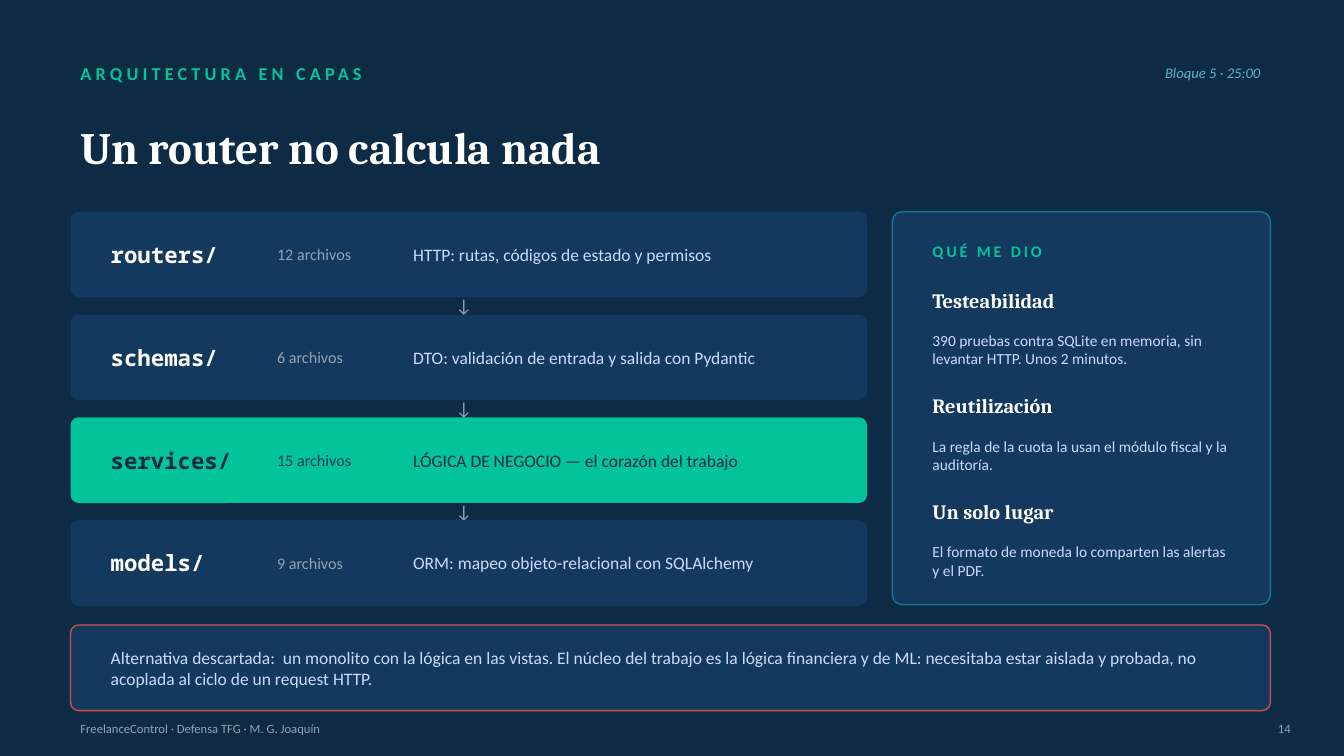
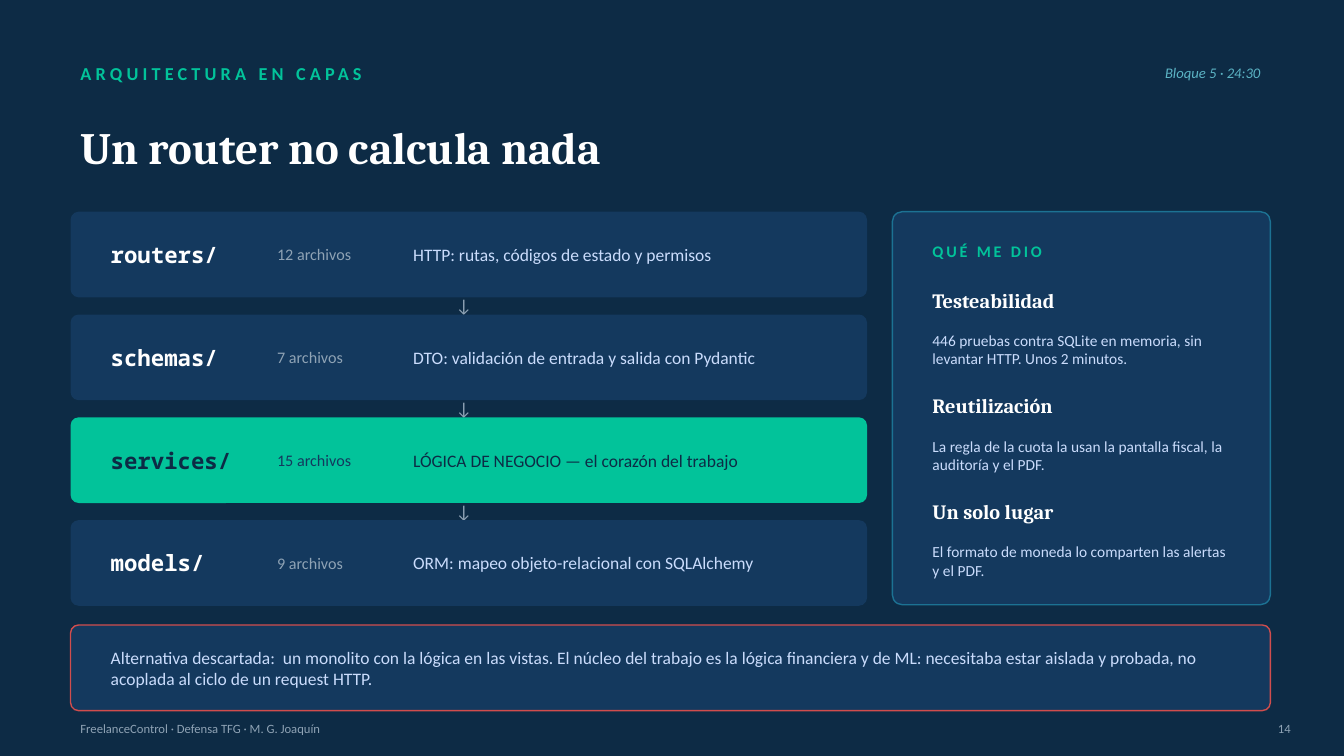
Before and after one commit to marcosjoaquin19/tfg-gestion-financiera-freelancers, a slide deck: slide 14 of defensa_final/slides/FreelanceControl_Defensa_Final.pptx. Drawn at 1344x756 pixels with LibreOffice and Linux fonts; fonts in the diff are those of the drawing. Boxes give left, top, right and bottom in pixels: in the first picture for what was removed or moved away, otherwise in the second. Text is boxed around its words. In the diff, an @@ line names an element or a change of style, - is before the commit and + after.

Commit message:
docs(defensa): ensayo general — video institucional solo, recargar pestañas y diapositivas al día
- Bloque 3: se pasa solo el video institucional; los dos minutos que libera
  van al clasificador (4.2, con "servicio" 0,28 → 0,50 en vivo).
- Antes de entrar: abrir Docker Desktop y recargar cada pestaña después de
  importar el extracto (cada pantalla carga sus datos al abrirse).
- Diapositivas: Strategy con lo medido (SVM 76 % / NB 74 %), seguridad con
  "firmado no es cifrado" y sus límites, el recorrido de 8 pasos, el aviso
  en seis pantallas, el reloj del bloque 5 y los números de hoy.
- Arquitectura: referencias archivo:línea al día y la sección Strategy
  corregida.

```diff
--- a/defensa_final/slides/FreelanceControl_Defensa_Final.pptx
+++ b/defensa_final/slides/FreelanceControl_Defensa_Final.pptx
@@ text at <box>1165,68,1261,80</box>: text changed @@
-Bloque 5 · 25:00
+Bloque 5 · 24:30
@@ text at <box>277,352,343,363</box>: text changed @@
-6 archivos
+7 archivos
@@ text at <box>932,335,1202,364</box>: text changed @@
-390 pruebas contra SQLite en memoria, sin levantar HTTP. Unos 2 minutos.
+446 pruebas contra SQLite en memoria, sin levantar HTTP. Unos 2 minutos.
@@ text at <box>932,441,1222,473</box>: text changed @@
-La regla de la cuota la usan el módulo fiscal y la auditoría.
+La regla de la cuota la usan la pantalla fiscal, la auditoría y el PDF.
```
Also in this commit, not shown: 15 other slides changed, 1 slide added, 1 slide removed, 4 other files.
